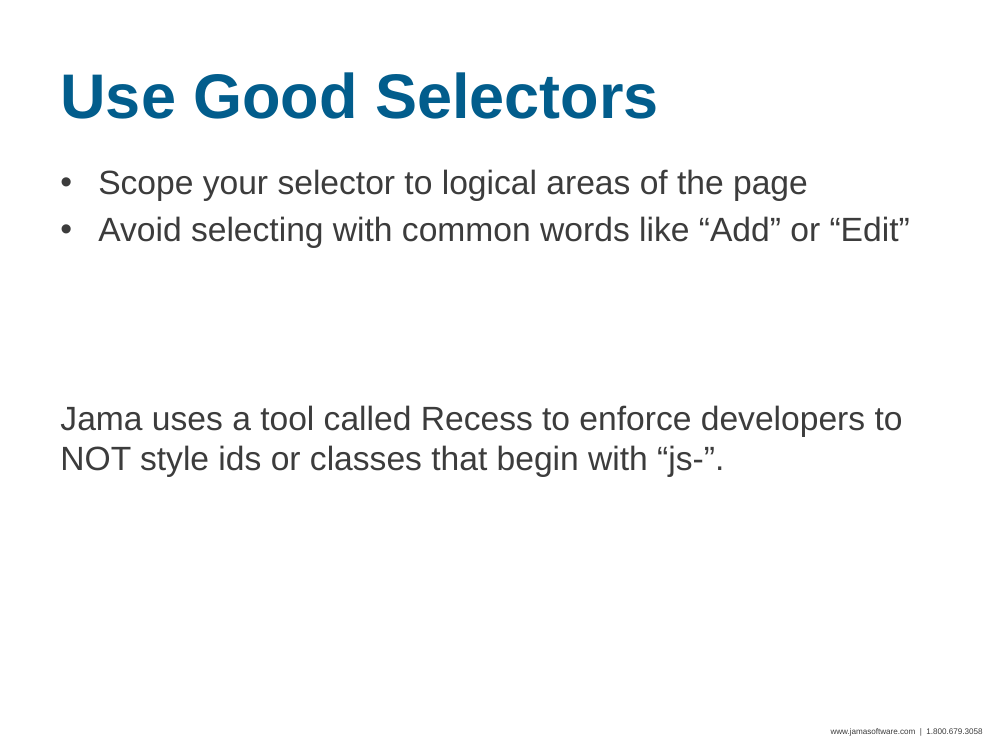
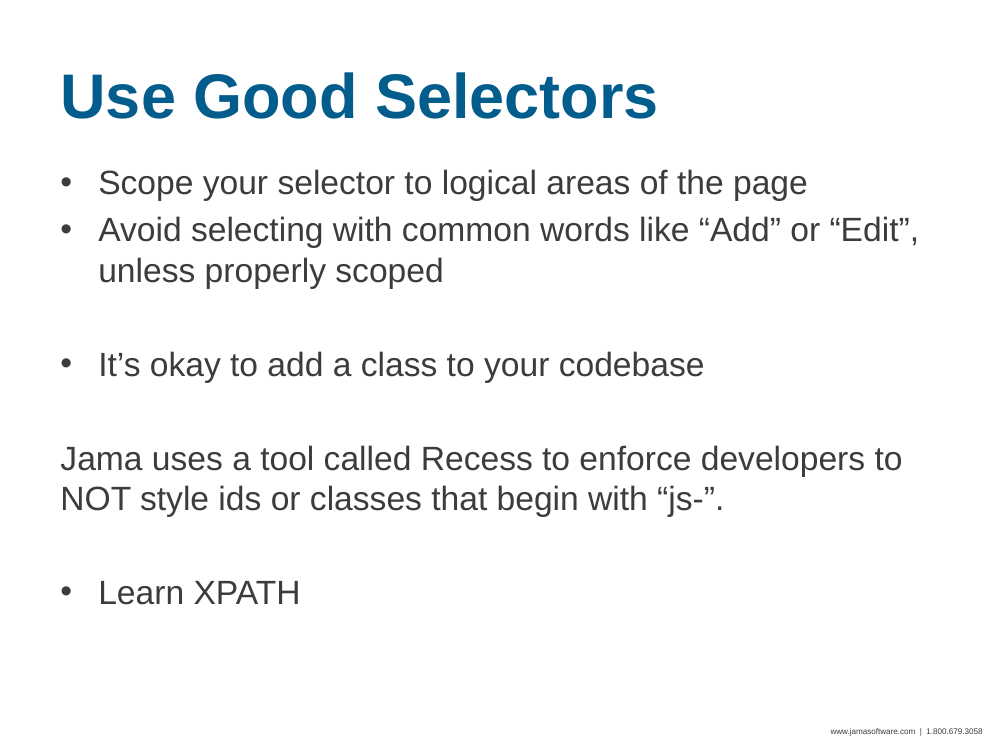
Before and after one commit to seanadkinson/webdriver-examples, a slide deck: slide 18 of slides.pptx. Drawn at 1008x756 pixels with LibreOffice and Linux fonts; fonts in the diff are those of the drawing; background and template pictures are left out. Boxes give left, top, right and bottom in pixels: in the first picture for what was removed or moved away, otherwise in the second. Text is boxed around its words. In the diff, an @@ line names an element or a change of style, - is before the commit and + after.

Commit message:
Updated slides

```diff
--- a/slides.pptx
+++ b/slides.pptx
@@ text at [98, 216, 920, 383]: text changed @@
-• Avoid selecting with common words like “Add” or “Edit”
+• Avoid selecting with common words like “Add” or “Edit”, unless properly scoped
+• It’s okay to add a class to your codebase
@@ text at [98, 581, 301, 605]: paragraph added @@
+• Learn XPATH
```
Also in this commit, not shown: 6 other slides changed, 3 slides added.
